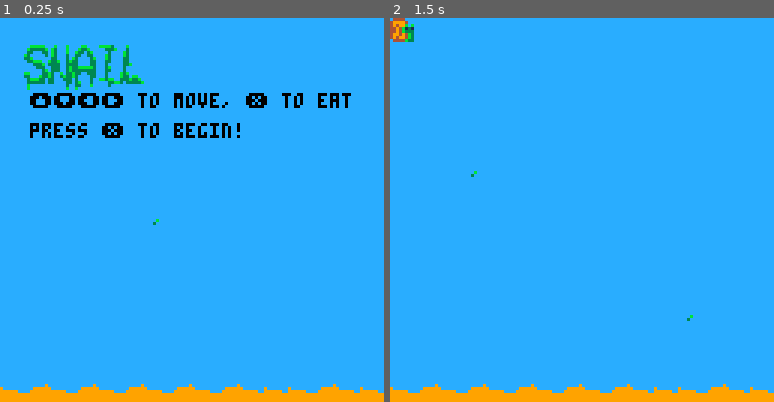
Above: before the commit, frames 1-2 (left to right).
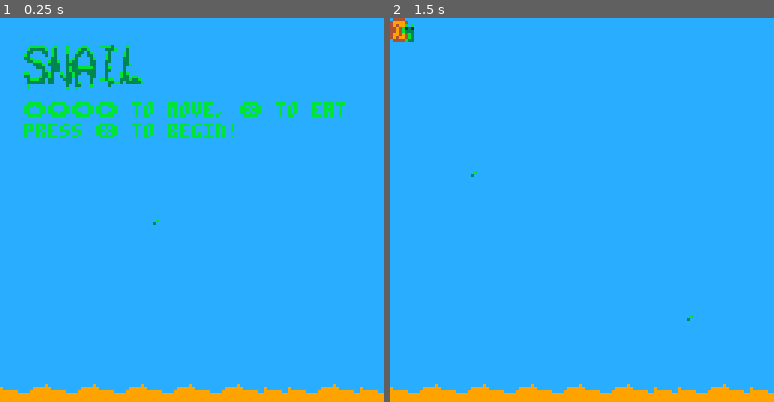
Above: after the commit, the same moments.

Repository: conner-calhoun/pico8
Game: PICO-8 cartridge snailtime.p8
The game is run twice, just before and just after one commit, with the same random seed, the same clock (stepped at 60 frames per second) and the same inputs.
Inputs:
- Up to frame 1 (0.25 s): no input
- Up to frame 2 (1.5 s): tap O (Z key) at 0.33, 0.7, 1.43 s; tap X (X key) at 1.07 s

The runs differ from the first frame. In frame 1, 3.9% of the frame differs, in the area x 6-92%, y 19-32%; in frame 2, nothing differs.

Commit message:
title updates

Diff:
--- a/snailtime.p8
+++ b/snailtime.p8
@@ -231,6 +231,23 @@
 	end
 	t.update = function(self)
 		world.update(self)
+		self:handle_algae()
+	end
+	t.rgrid = function(self)
+		self.grid = {}
+		for i = 0, 15 do
+			self.grid[i] = {}
+			for j = 0, 15 do
+				self.grid[i][j] = "c"
+			end
+		end
+	end
+	t.add_algae = function(self, x, y)
+		local a = algae(x, y)
+		self.grid[x][y] = "a"
+		add(t.algaes, a)
+	end
+	t.handle_algae = function(self)
 		for a in all(self.algaes) do
 			a:update()
 
@@ -257,20 +274,6 @@
 			end
 		end
 	end
-	t.rgrid = function(self)
-		self.grid = {}
-		for i = 0, 15 do
-			self.grid[i] = {}
-			for j = 0, 15 do
-				self.grid[i][j] = "c"
-			end
-		end
-	end
-	t.add_algae = function(self, x, y)
-		local a = algae(x, y)
-		self.grid[x][y] = "a"
-		add(t.algaes, a)
-	end
 	return t
 end
 
@@ -305,17 +308,17 @@
 	end
 
 	-- draw controls
-	print("⬆️⬇️⬅️➡️ to move, ❎ to eat", 10, 25, black)
-	print("press ❎ to begin!", 10, 35, black)
+	print("⬆️⬇️⬅️➡️ to move, ❎ to eat", 8, 28, green)
+	print("press ❎ to begin!", 8, 35, green)
 end
 function title:update()
 	if btn(use1) or btn(use2) then
 		active_world = world_1
 	end
+	self:handle_algae()
 end
 title:add_algae(6,8)
 
--- active_world = world_1
 active_world = title
 
 last_frame = 0.0
